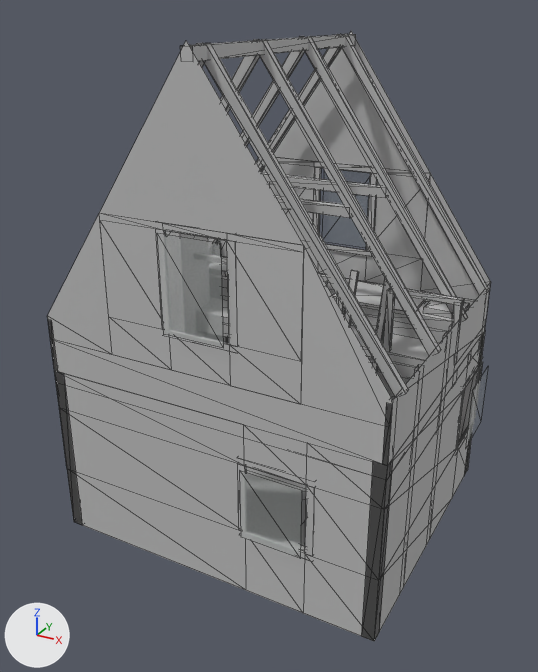
Before and after pictures for a commit that changed the glTF model game/assets/modelle/gebaeude/neubau/wohnhaus_elb_s1_g3_innen.glb.
Both versions are drawn from a 50 mm camera at (5.39, -8.45, 6.84) aimed at (0.99, -0.45, 2.84). Lighting does not change. The marker at lower left points along +X, +Y and +Z. The picture after the commit comes second. Mesh edges are drawn as thin lines on the coarser meshes. Vertices at exactly the same position are counted once.

Before the edit, the objects in view are built like this:
```python
me_glas = bpy.data.meshes.new('Glas')
me_glas.from_pydata(...)  # 16 vertices, 8 faces; spans x 0.65..3.44, y -2.29..1.89, z 1.05..4.67
me_glas.materials.append(mat_innenglas)  # light grey #c4cecb
me_raum = bpy.data.meshes.new('Raum')
me_raum.from_pydata(...)  # 634 vertices, 658 faces; spans x -1.35..3.38, y -2.18..1.95, z 0.14..6.57
me_raum.materials.append(mat_innen)  # grey #bcbcbc
me_schlafplatz_set = bpy.data.meshes.new('Schlafplatz_Set')
me_schlafplatz_set.from_pydata(...)  # 136 vertices, 160 faces; spans x -1.06..3.15, y 0.8..1.69, z 2.67..3.09
me_schlafplatz_set.materials.append(mat_innen)  # grey #bcbcbc
ob_glas = bpy.data.objects.new('Glas', me_glas)
ob_glas.location = (0.0, 0.0, 0.0)
ob_raum = bpy.data.objects.new('Raum', me_raum)
ob_raum.location = (0.0, 0.0, 0.0)
ob_schlafplatz_set = bpy.data.objects.new('Schlafplatz_Set', me_schlafplatz_set)
ob_schlafplatz_set.location = (0.0, 0.0, 0.0)
```
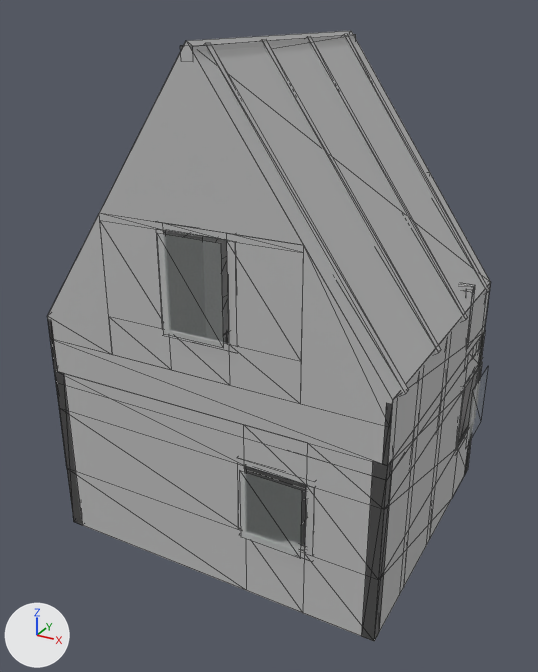
Diff of the bpy script that builds the scene:
```diff
--- a/game/assets/modelle/gebaeude/neubau/wohnhaus_elb_s1_g3_innen.glb.py
+++ b/game/assets/modelle/gebaeude/neubau/wohnhaus_elb_s1_g3_innen.glb.py
@@ me_raum @@
 # used by ob_raum; location = (0.0, 0.0, 0.0)
-me_raum.from_pydata(...)  # 634 vertices, 658 faces; spans x -1.35..3.38, y -2.18..1.95, z 0.14..6.57
+me_raum.from_pydata(...)  # 640 vertices, 662 faces; spans x -1.35..3.38, y -2.18..1.95, z 0.14..6.57
+# me_raum part 1: the loose piece of 8 vertices spanning x 2.4..3.33, y 0.22..0.3, z 3.48..3.56 is moved by (0.0, 0.55, 0.0)
+# me_raum part 2: the loose piece of 8 vertices spanning x -1.23..1.7, y 0.22..0.3, z 3.48..3.56 is moved by (0.0, 0.55, 0.0)
+# me_raum part 3: the loose piece of 8 vertices spanning x 3.23..3.33, y 0.21..0.31, z 2.67..3.52 is moved by (0.0, 0.55, 0.0)
+# me_raum part 4: the loose piece of 8 vertices spanning x 2.36..2.45, y 0.21..0.31, z 2.67..3.52 is moved by (0.0, 0.55, 0.0)
+# me_raum part 5: the loose piece of 8 vertices spanning x 1.65..1.75, y 0.21..0.31, z 2.67..3.52 is moved by (0.0, 0.55, 0.0)
+# me_raum part 6: the loose piece of 8 vertices spanning x 2.25..2.34, y -0.63..0.49, z 0.14..3.63 is moved by (0.0, 0.55, 0.0)
+# me_raum part 7: the loose piece of 8 vertices spanning x 1.76..1.85, y -0.63..0.49, z 0.14..3.63 is moved by (0.0, 0.55, 0.0)
+# me_raum part 8: 19 vertices moved from x -1.23..3.33, y -0.1..0.6, z 2.3..4.22 to x -1.23..3.33, y -0.1..0.93, z 2.3..4.7; 7 vertices removed from x -1.23..1.1, y -0.1..0.6, z 3.21..6.47; 13 vertices added at x -1.23..3.33, y -2.18..1.78, z 3.31..6.57
+# other edits to the shape of me_raum do not show in these pictures
 me_raum.materials.append(mat_innen)
```

Boxes [x1, y1, x2, y2] around the edits, measured in the pictures (538 x 672 px; the box of a moved part takes in the faces that stretch with it):
part 1 of me_raum, moved or reshaped: before [390, 288, 464, 306]; after [460, 283, 475, 291]
part 2 of me_raum, moved or reshaped (not visible afterwards): before [222, 257, 330, 283]
part 3 of me_raum, moved or reshaped: before [451, 302, 463, 329]; after [466, 288, 475, 304]
part 4 of me_raum, moved or reshaped (not visible afterwards): before [383, 288, 395, 351]
part 5 of me_raum, moved or reshaped (not visible afterwards): before [336, 294, 345, 314]
part 6 of me_raum, moved or reshaped (not visible afterwards): before [371, 278, 391, 372]
part 7 of me_raum, moved or reshaped (not visible afterwards): before [344, 270, 359, 326]
part 8 of me_raum, moved or reshaped (mostly hidden before): before [180, 36, 439, 379]; after [165, 31, 490, 400]
'Schlafplatz_Set', unchanged, covered by the edit: before [222, 264, 470, 343]
